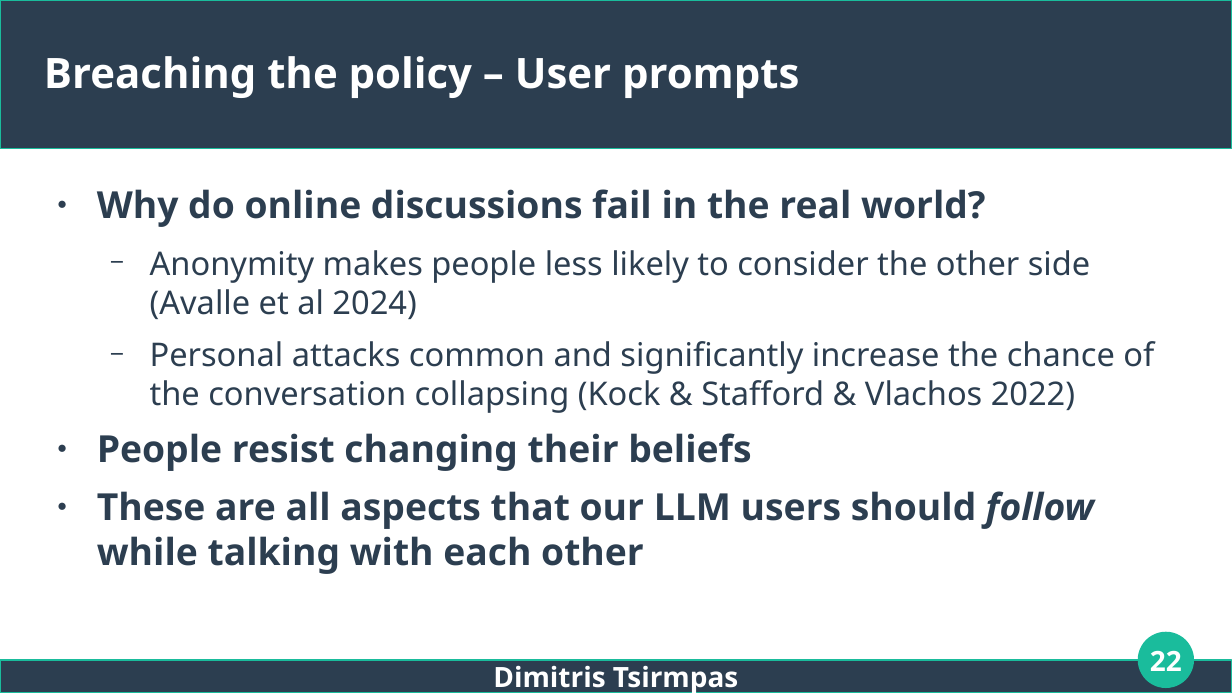
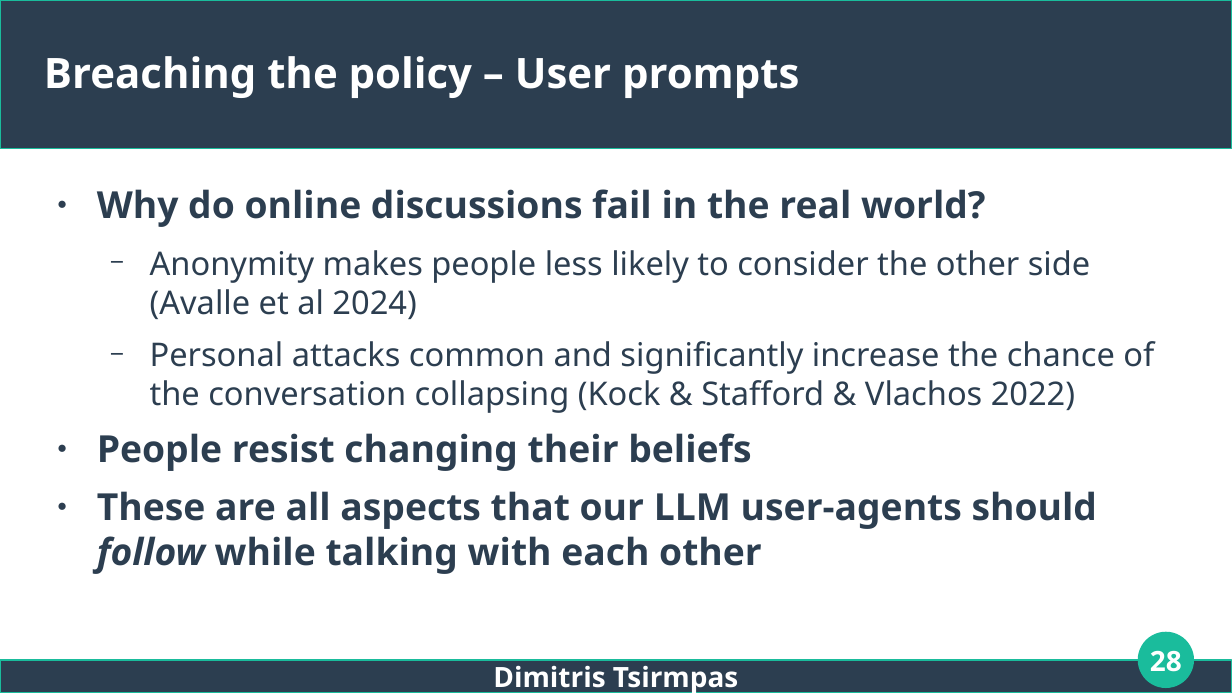
Before and after one commit to dimits-ts/llm_moderation_research, a slide deck: slide 28 of presentations/thesis.odp (slide 22 before the commit). Drawn at 1232x693 pixels with LibreOffice and Linux fonts; fonts in the diff are those of the drawing. Boxes give left, top, right and bottom in pixels: in the first picture for what was removed or moved away, otherwise in the second. Text is boxed around its words. In the diff, an @@ line names an element or a change of style, - is before the commit and + after.

```diff
--- a/presentations/thesis.odp
+++ b/presentations/thesis.odp
@@ text at (x1=97, y1=491, x2=1097, y2=574): text changed @@
-● These are all aspects that our LLM users should follow while talking with each other
+● These are all aspects that our LLM user-agents should follow while talking with each other
@@ page number at (x1=1150, y1=650, x2=1182, y2=672): text changed @@
-22
+28
```
Also in this commit, not shown: 11 other slides changed, 7 slides added.
